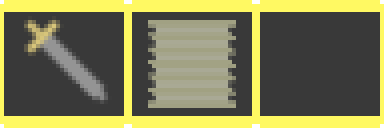
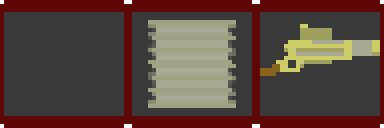
Before/after of a 384x128 layered artwork. What changed in the layer stack:
painted on "Eingefügte Ebene" over [0,0,384,128]
hid "button active", painted on it over [0,0,384,128]
painted on "button" over [128,0,256,128]
